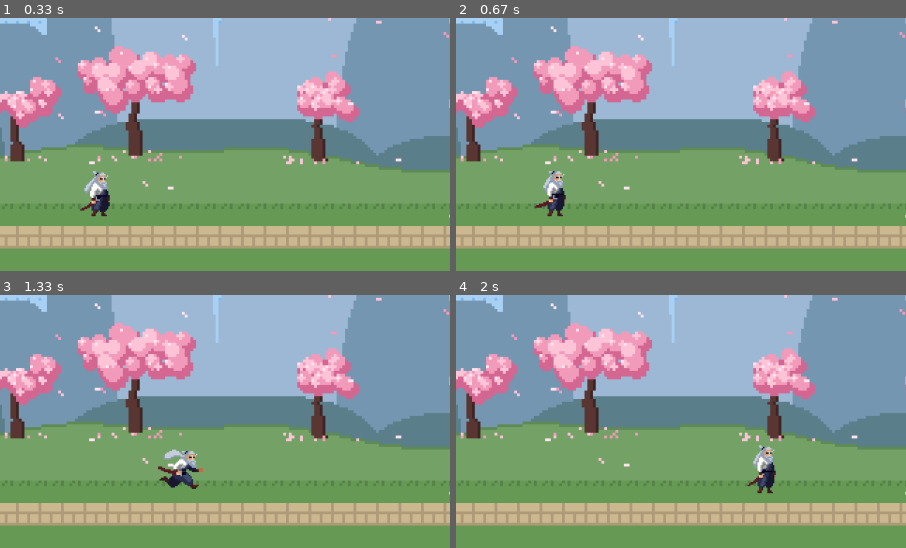
Above: before the commit, frames 1-4 (two rows, left to right).
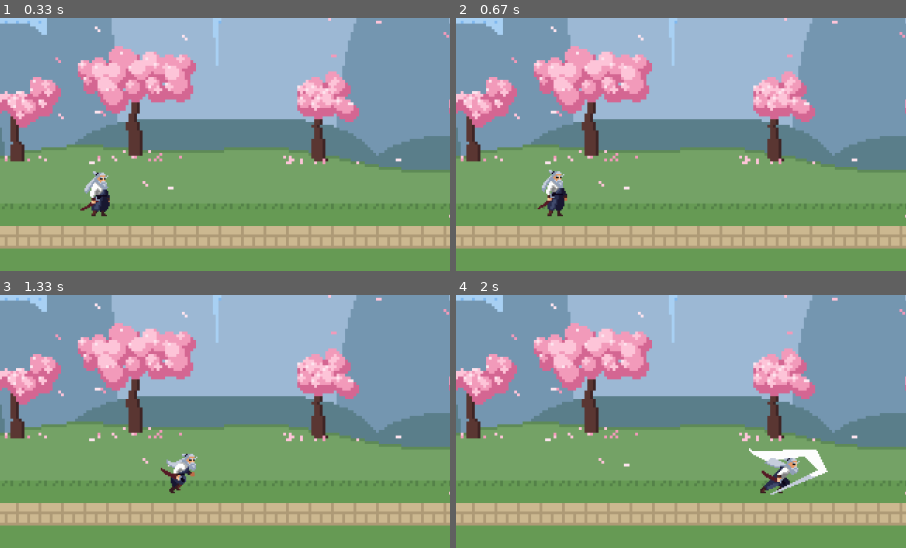
Above: after the commit, the same moments.

Repository: kavalmt/INF1034--3WB--2026.2
Game: pygame game, started from Samurai Destiny/main.py
The game is run twice, just before and just after one commit, with the same random seed, the same clock (stepped at 60 frames per second) and the same inputs.
Inputs (mouse positions are % of the whole screen's width and height, from its top left):
- Up to frame 1 (0.33 s): no input
- Up to frame 2 (0.67 s): tap Space at 0.33 s
- Up to frame 3 (1.33 s): click (46, 55) at 0.72 s; hold Right from 1 s (still down); tap Space at 1.07 s
- Up to frame 4 (2 s): tap Space at 1.37, 1.57, 1.87 s; release Right at 1.47 s; hold Right 1.5-1.97 s
The pictures show only the part of the screen within x 38-88%, y 50-100%; the shares and areas given below are measured in that part.

Frame 1 is identical in both runs. In frame 2, 0.2% of the frame differs, in the area x 17-25%, y 60-76%; in frame 3, 0.9%; in frame 4, 1.9%, in the area x 64-83%, y 59-80%.

Commit message:
Ataque adicionado

Diff:
--- a/Samurai Destiny/main.py
+++ b/Samurai Destiny/main.py
@@ -37,12 +37,15 @@
 #animacoes
 parado = cortar_quadros("Samurai Destiny/Samurai/IDLE.png")
 correndo = cortar_quadros("Samurai Destiny/Samurai/RUN.png")
+ataque = cortar_quadros("Samurai Destiny/Samurai/ATTACK 1.png")
+
 
 # Posicao do samurai na tela
 samurai_x = 800
 samurai_y = 720          # se ele ficar flutuando ou afundado no chao, ajusto esse numero
 velocidade = 8           # quantos pixels ele anda a cada volta do loop
 olhando_direita = True   # para saber se preciso espelhar a imagem
+atacando = False   # True enquanto o samurai esta no meio do ataque
 
 # Controle da animacao
 animacao = parado        # qual lista de quadros esta sendo mostrada
@@ -60,6 +63,13 @@
         if evento.type == pygame.KEYDOWN:
             if evento.key == pygame.K_ESCAPE:
                 rodando = False
+ #Espaco: comeca o ataque (se ja nao estiver atacando)
+            if evento.key == pygame.K_SPACE and not atacando:
+                atacando = True
+        # Clique com o botao esquerdo do mouse tambem ataca
+        if evento.type == pygame.MOUSEBUTTONDOWN:
+            if evento.button == 1 and not atacando:
+                atacando = True
 
     # teclas apertadas A D
     teclas = pygame.key.get_pressed()
@@ -81,23 +91,36 @@
     if samurai_x > LARGURA - TAMANHO_QUADRO * ESCALA:
         samurai_x = LARGURA - TAMANHO_QUADRO * ESCALA
 
-    # ANIMACAO: escolho a animacao certa
-    if andando:
+     # Escolho a animacao certa (o ataque tem prioridade)
+    if atacando:
+        nova_animacao = ataque
+    elif andando:
         nova_animacao = correndo
     else:
         nova_animacao = parado
+
     # Se mudou de animacao, comeco do primeiro quadro
     if nova_animacao != animacao:
         animacao = nova_animacao
         quadro_atual = 0
         contador = 0
-    # A cada 5 voltas do loop passo para o proximo quadro
+
+    # O ataque troca de quadro mais rapido que as outras animacoes
+    if atacando:
+        tempo_quadro = 2
+    else:
+        tempo_quadro = 5
+
+    # A cada "tempo_quadro" voltas do loop passo para o proximo quadro
     contador = contador + 1
-    if contador >= 5:
+    if contador >= tempo_quadro:
         contador = 0
         quadro_atual = quadro_atual + 1
         if quadro_atual >= len(animacao):
             quadro_atual = 0
+            # Se era o ataque, ele acabou: volta ao normal
+            if atacando:
+                atacando = False
 
     # desenho do fundo primeiro dps o samurai
     tela.blit(fundo, (0, 0))
